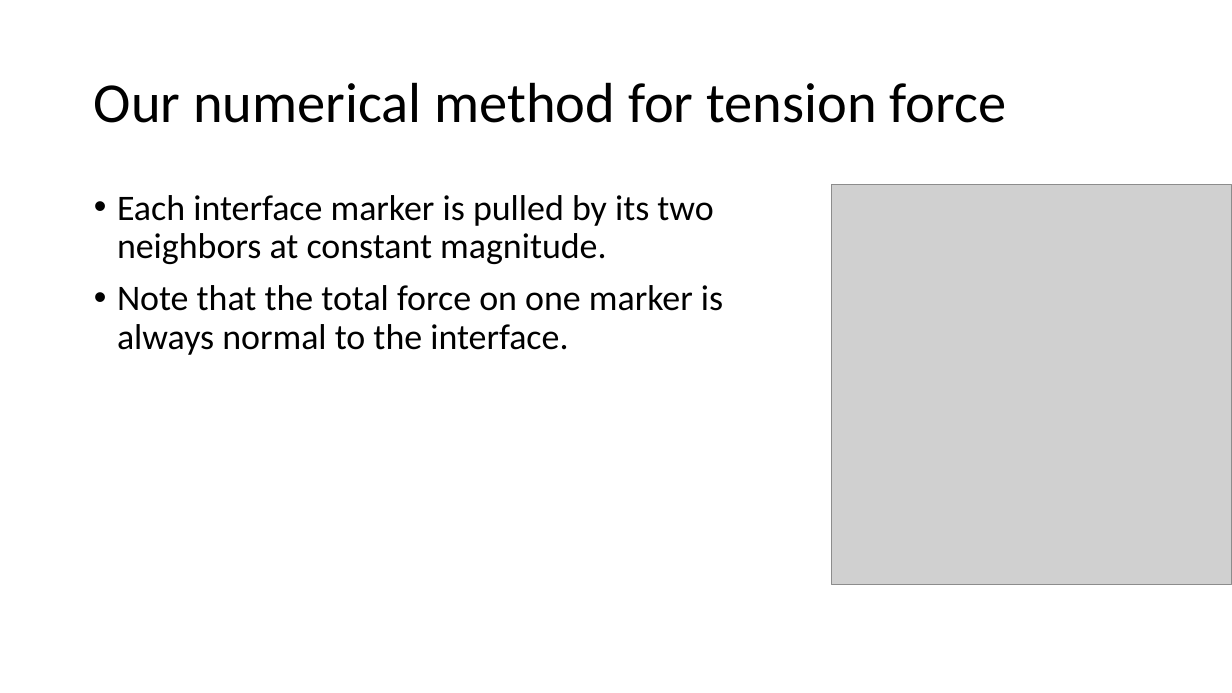
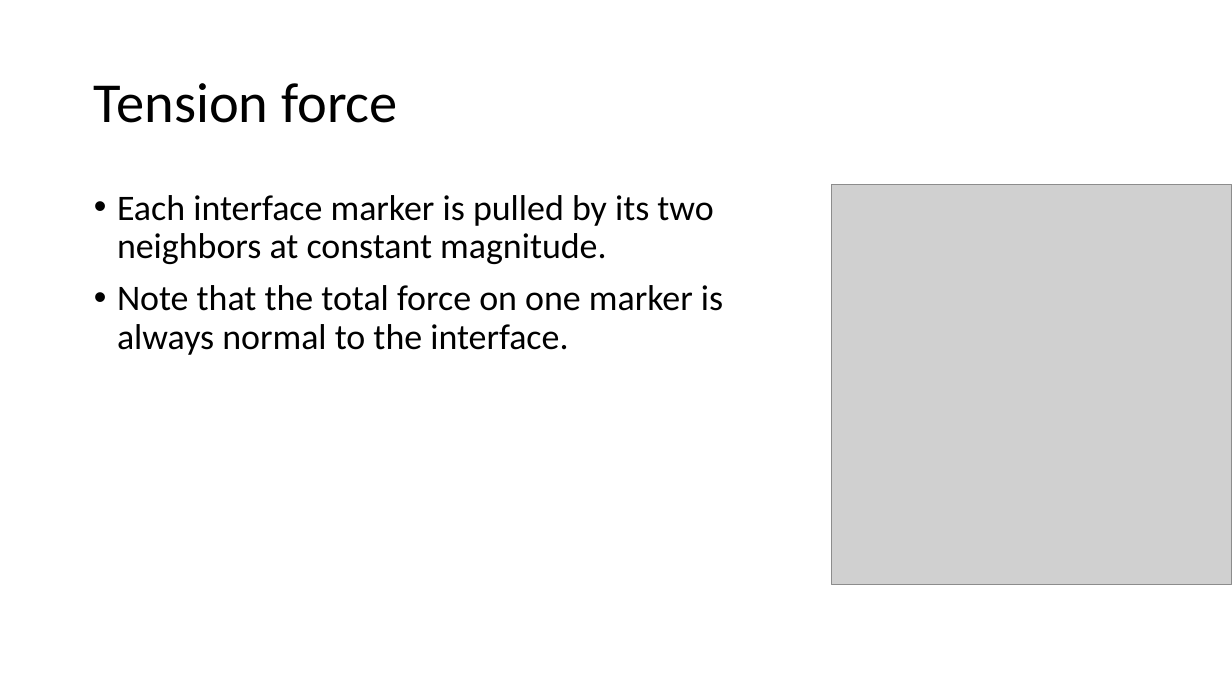
Before and after one commit to Daniel-Chin/droplet, a slide deck: slide 5 of APS_conf/slides.pptx (slide 4 before the commit). Drawn at 1232x693 pixels with LibreOffice and Linux fonts; fonts in the diff are those of the drawing; grey boxes stand for pictures. Boxes give left, top, right and bottom in pixels: in the first picture for what was removed or moved away, otherwise in the second. Text is boxed around its words. In the diff, an @@ line names an element or a change of style, - is before the commit and + after.

```diff
--- a/APS_conf/slides.pptx
+++ b/APS_conf/slides.pptx
@@ title at [94,83,398,123]: text changed @@
-Our numerical method for tension force
+Tension force
```
Also in this commit, not shown: 9 other slides changed, 4 slides added, 3 slides removed, 1 other file.
